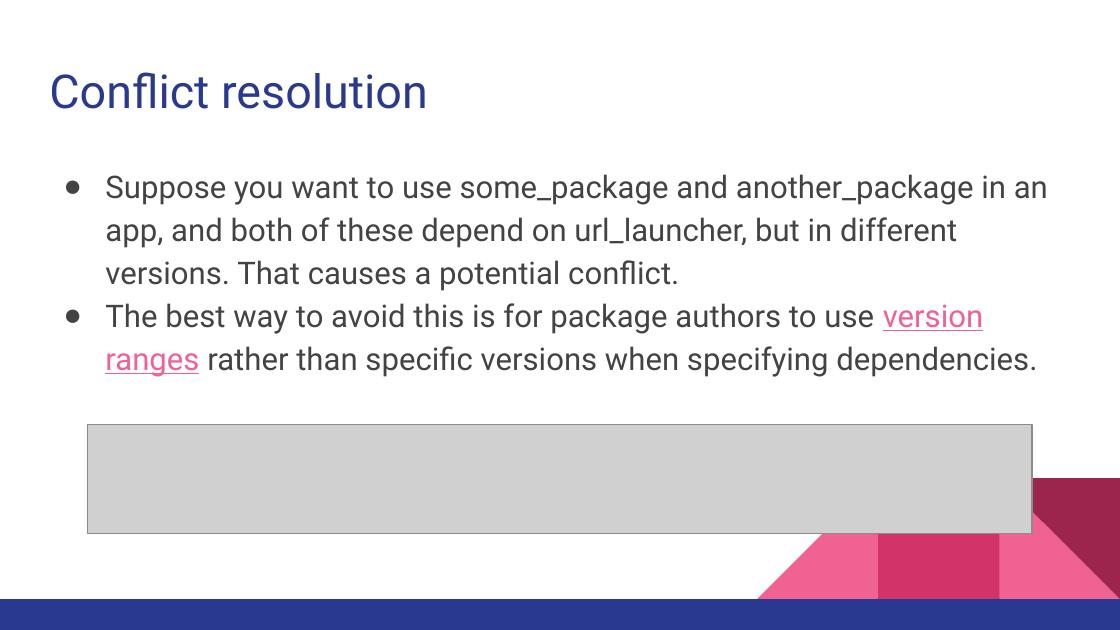
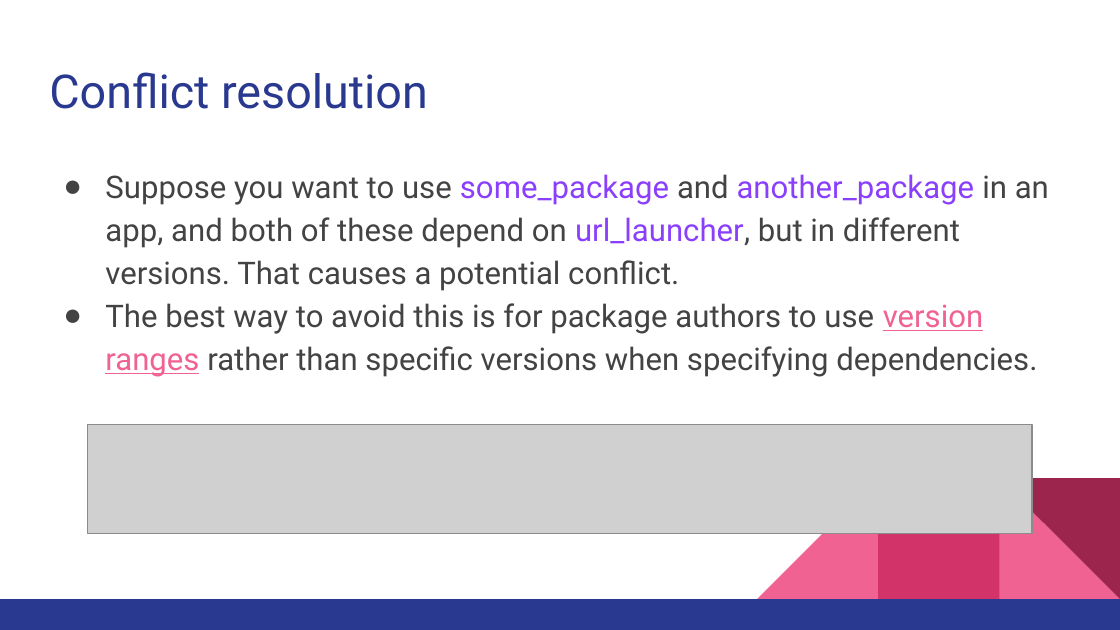
Before and after one commit to walkman617/Flutter2, a slide deck: slide 8 of Lecture/C06 Packages_Plugins.pptx. Drawn at 1120x630 pixels with LibreOffice and Linux fonts; fonts in the diff are those of the drawing; grey boxes stand for pictures. Boxes give left, top, right and bottom in pixels: in the first picture for what was removed or moved away, otherwise in the second. Text is boxed around its words. In the diff, an @@ line names an element or a change of style, - is before the commit and + after.

```diff
--- a/Lecture/C06 Packages_Plugins.pptx
+++ b/Lecture/C06 Packages_Plugins.pptx
@@ text at [105, 174, 1049, 291]: text colour #434343 to #8A3FFC in "some_package another_package url_launcher," @@
```
Also in this commit, not shown: 1 other slide changed, 2 slides removed.
